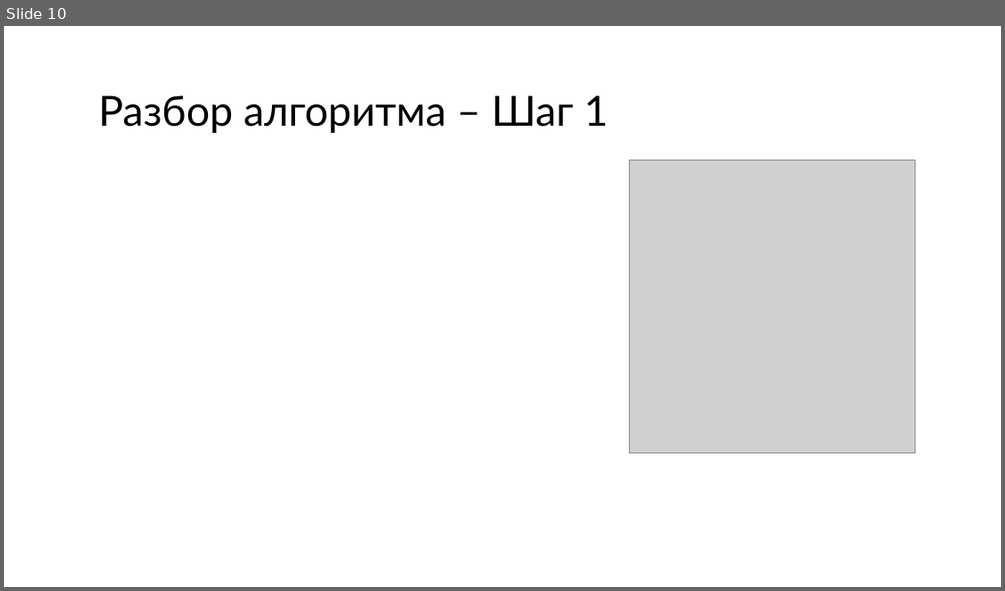
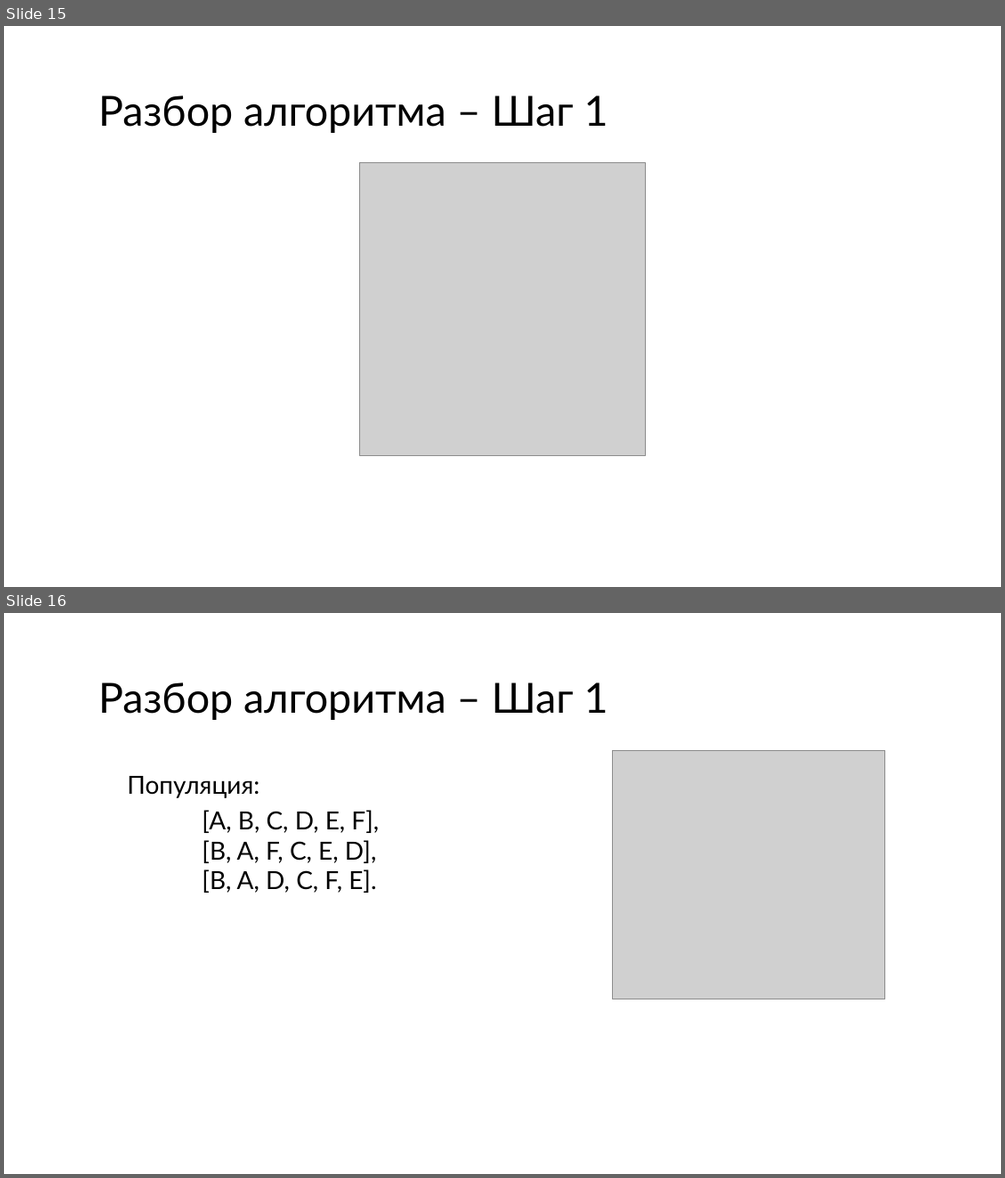
Before and after one commit to w1ldhoneyp1e/goods-distribution-warehouse, a slide deck: presentation.pptx. Shown one above the other, each under a label of ours: slide 10 before the commit, slides 15 and 16 after it. The pictures are 1005x591 and 1005x1178 pixels, drawn with LibreOffice and Linux fonts; fonts in the diff are those of the drawing; grey boxes stand for pictures. Boxes give left, top, right and bottom in pixels: in the first picture for what was removed or moved away, otherwise in the second. Text is boxed around its words. In the diff, an @@ line names an element or a change of style, - is before the commit and + after.

```diff
--- a/presentation.pptx
+++ b/presentation.pptx
@@ slide 16 added at (4,613,1001,1174), background #FFFFFF @@
@@ title added at (98,682,608,720), 40 pt, text #000000 @@
+Разбор алгоритма – Шаг 1
@@ picture added at (612,750,885,998) @@
@@ text added at (127,776,379,892), 24 pt, text #000000 @@
+Популяция:
+[A, B, C, D, E, F],
+[B, A, F, C, E, D],
+[B, A, D, C, F, E].
@@ what was slide 10 is now slide 15 @@
@@ slide 15 changed as well @@
@@ picture: place and size @@
-picture at (629,160,914,453)
+picture at (360,162,645,455)
```
Also in this commit, not shown: 15 other slides changed, 22 other slides added, 3 slides removed, 29 other files.
